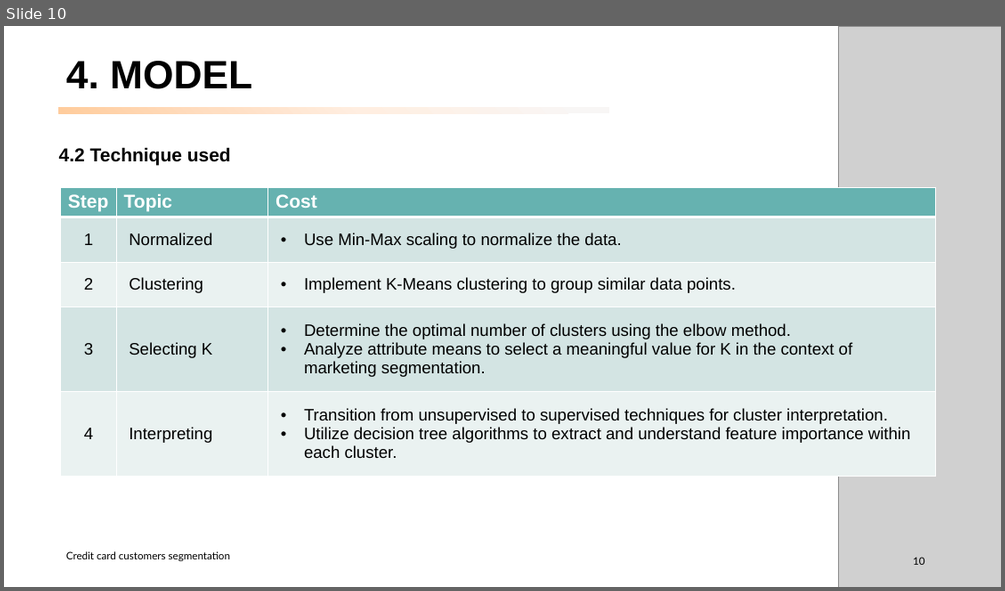
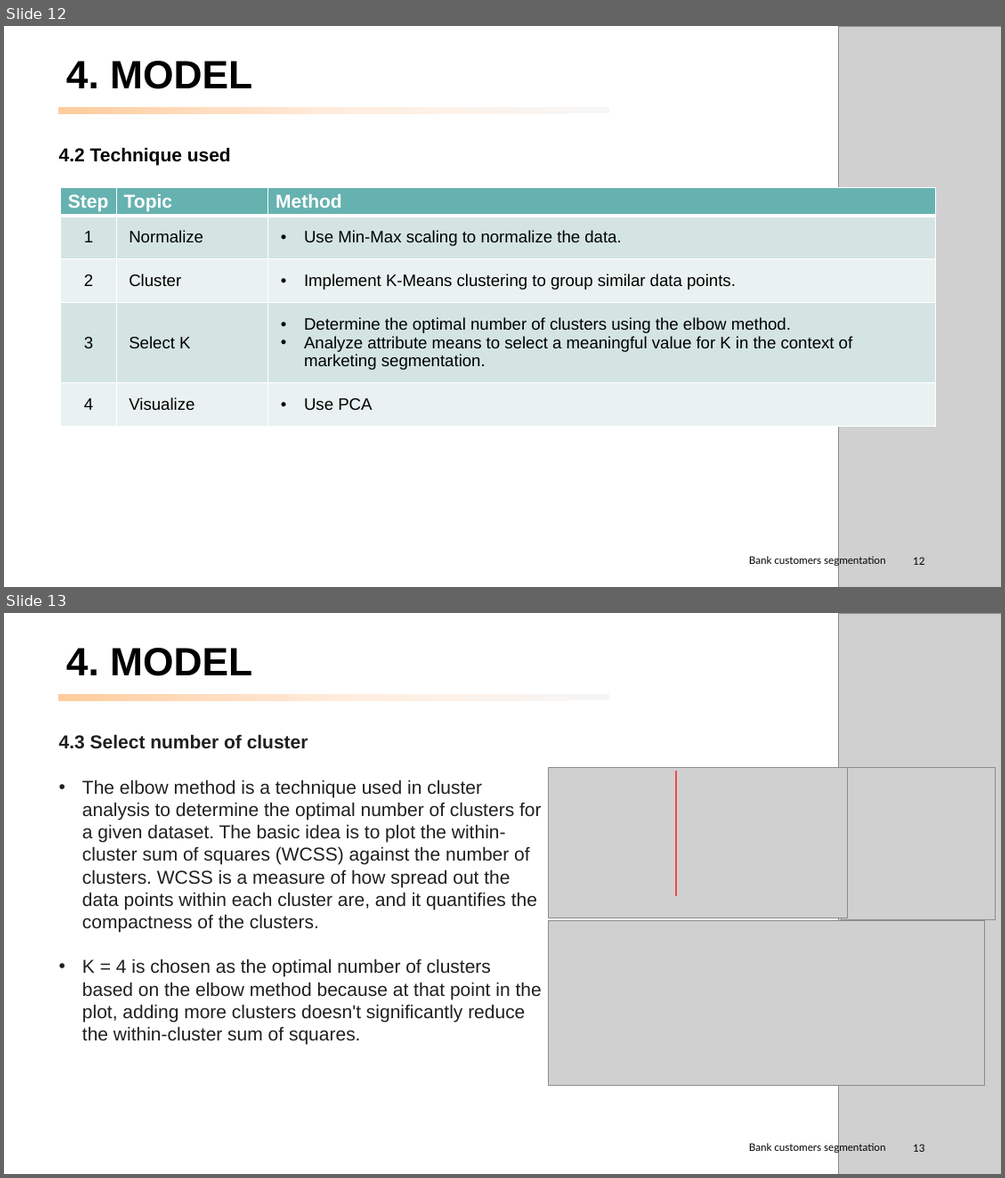
Before and after one commit to peerapat-t/Banking-customer-segmentation, a slide deck: banking customer segmentation.pptx. Shown one above the other, each under a label of ours: slide 10 before the commit, slides 12 and 13 after it. The pictures are 1005x591 and 1005x1178 pixels, drawn with LibreOffice and Linux fonts; fonts in the diff are those of the drawing; grey boxes stand for pictures. Boxes give left, top, right and bottom in pixels: in the first picture for what was removed or moved away, otherwise in the second. Text is boxed around its words. In the diff, an @@ line names an element or a change of style, - is before the commit and + after.

```diff
--- a/banking customer segmentation.pptx
+++ b/banking customer segmentation.pptx
@@ slide 13 added at [4,613,1001,1174], background #FFFFFF @@
@@ picture added at [838,613,1001,1174] @@
@@ title added at [66,648,252,676], 38 pt, text #000000, bold @@
+4. MODEL
@@ rectangle added at [58,695,609,700], fill gradient #FFCC9C to #FFDEC3 to #FFEEE2 to #F8F6F5 @@
@@ text added at [59,734,542,1044], 18 pt, text #1F1F1F @@
+4.3 Select number of cluster
+• The elbow method is a technique used in cluster analysis to determine the optimal number of clusters for a given dataset. The basic idea is to plot the within-cluster sum of squares (WCSS) against the number of clusters. WCSS is a measure of how spread out the data points within each cluster are, and it quantifies the compactness of the clusters.
+• K = 4 is chosen as the optimal number of clusters based on the elbow method because at that point in the plot, adding more clusters doesn't significantly reduce the within-cluster sum of squares.
@@ picture added at [549,768,847,918] @@
@@ line added from (676, 771) to (676, 896), #F2494C 1.5 pt @@
@@ picture added at [841,768,995,919] @@
@@ picture added at [549,920,985,1085] @@
@@ text added at [749,1142,885,1153], 10 pt, text #000000 @@
+Bank customers segmentation
@@ page number added at [913,1143,924,1151], 10 pt, text #000000 @@
+13
@@ what was slide 10 is now slide 12 @@
@@ slide 12 changed as well @@
@@ table at [61,187,936,436] @@
-row 1, column 3: Cost
+row 1, column 3: Method
-row 2, column 2: Normalized
+row 2, column 2: Normalize
-row 3, column 2: Clustering
+row 3, column 2: Cluster
-row 4, column 2: Selecting K
+row 4, column 2: Select K
-row 5, column 2: Interpreting
+row 5, column 2: Visualize
-row 5, column 3: Transition from unsupervised to supervised techniques for cluster interpretation. / Utilize decision tree algorithms to extract and understand feature importance within each cluster.
+row 5, column 3: Use PCA
@@ text removed at [66,551,230,561] @@
-Credit card customers segmentation
@@ text added at [749,555,885,566], 10 pt, text #000000 @@
+Bank customers segmentation
@@ page number at [913,556,924,564]: text changed @@
-10
+12
```
Also in this commit, not shown: 12 other slides changed, 2 other slides added, 2 other files.
